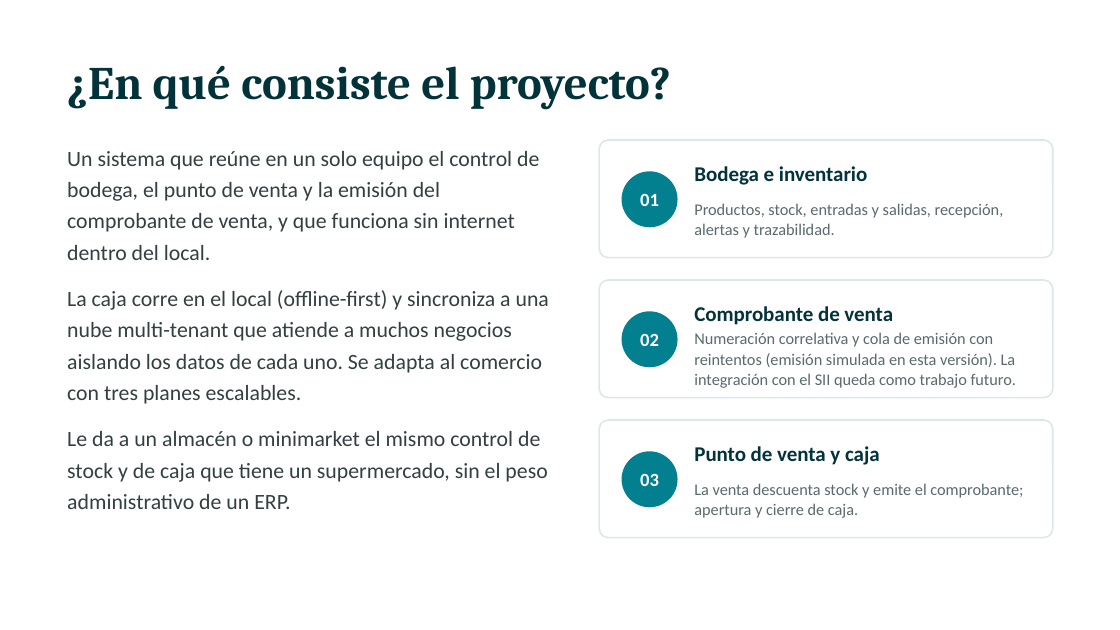
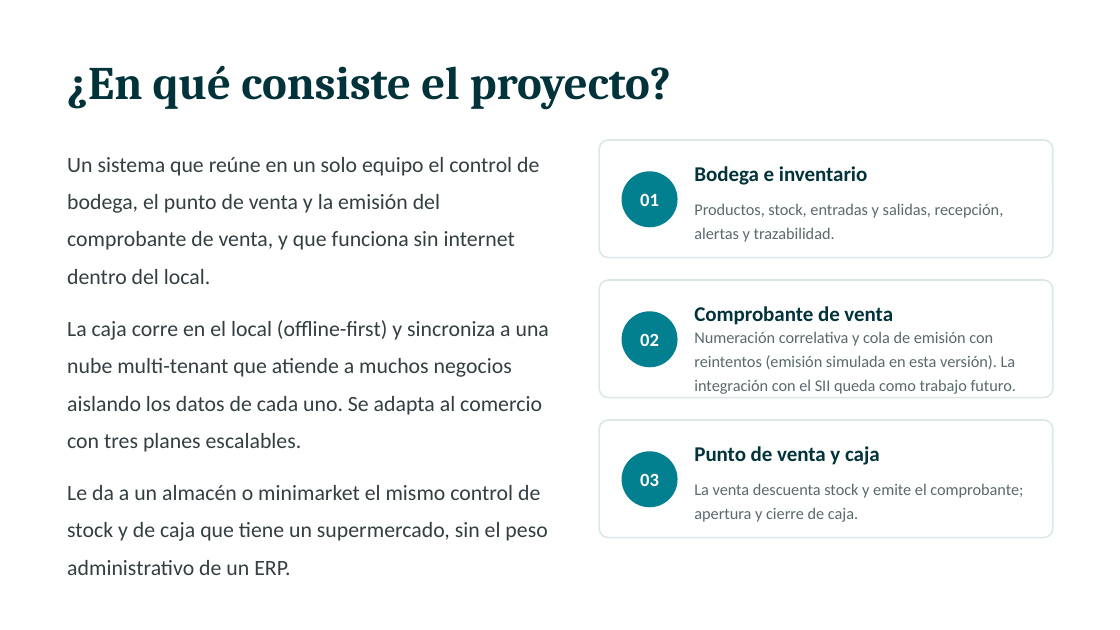
Before and after one commit to Chazito/Walkan, a slide deck: slide 2 of Fase 1/Evidencias Grupales/Proyecto_APT_Presentacion.pptx. Drawn at 1120x630 pixels with LibreOffice and Linux fonts; fonts in the diff are those of the drawing. Boxes give left, top, right and bottom in pixels: in the first picture for what was removed or moved away, otherwise in the second. Text is boxed around its words. In the diff, an @@ line names an element or a change of style, - is before the commit and + after.

```diff
--- a/Fase 1/Evidencias Grupales/Proyecto_APT_Presentacion.pptx
+++ b/Fase 1/Evidencias Grupales/Proyecto_APT_Presentacion.pptx
@@ text "Un sistema que reúne en ..." at (x1=67, y1=157, x2=549, y2=575): line spacing 20pt to 1.43; less space between paragraphs; more space between paragraphs @@
@@ line spacing 13pt to 1.24 in 3 elements at (x1=694, y1=203, x2=1004, y2=242), (x1=694, y1=331, x2=1016, y2=394), (x1=694, y1=483, x2=1023, y2=522) @@
```
Also in this commit, not shown: 3 other slides changed, 2 slides added.
